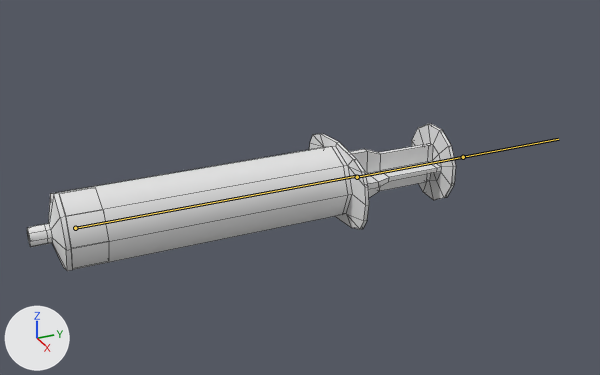
The FBX model care-up/Assets/_Models/Syringe50ml.fbx as it was, and as the next commit left it.
Both versions are drawn from a 50 mm lens placed at (0.365, -0.119, 0.182), pointed at (-0.004, 0.047, -0.003). The lights are fixed; the arrows at lower left show +X, +Y and +Z. The bones that bend it are drawn over the model as lines. Mesh edges are drawn as thin lines.

Names of what the first picture shows: 'syringe_50mm_barrel', 'syringe_50mm_plunger'.
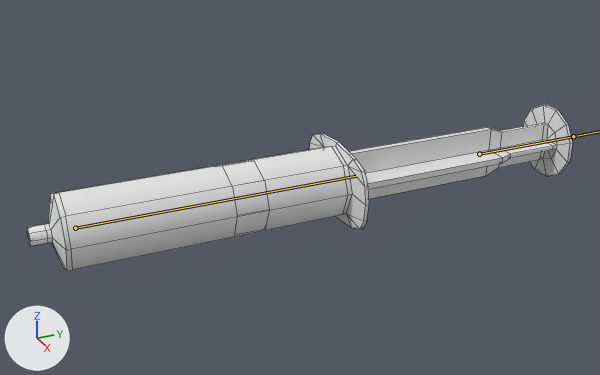
The newer file adds an action. The first version stands in its rest pose; the second is drawn at frame 1840 of the action '50mlArmature|_50ml_syringe_sq_L_Lib'.

Patch to the scene script:
```diff
--- a/care-up/Assets/_Models/Syringe50ml.fbx.py
+++ b/care-up/Assets/_Models/Syringe50ml.fbx.py
@@ bone_plungerbone @@
 bone_plungerbone = bpy.data.objects['50mlArmature'].pose.bones['PlungerBone']  # child of 'BarrelBone'
-bone_plungerbone.location = (0.0, 0.0, 0.0)
+bone_plungerbone.location = (-0.0001, 0.0802, 0.0001)
```

Pixel boxes [x1, y1, x2, y2] of what changed, in the pictures (600 x 375 px):
'syringe_50mm_plunger', posed
    before: [349, 123, 456, 200]
    after: [349, 104, 573, 199]
bone 'PlungerBone', root to tip
    before: (357, 177) to (463, 157)
    after: (479, 154) to (573, 136)
